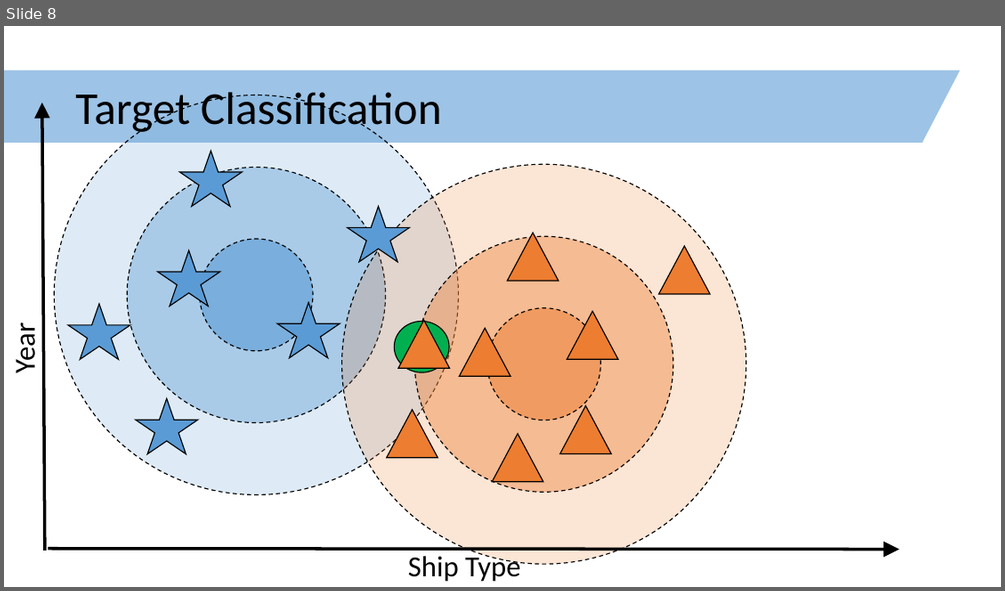
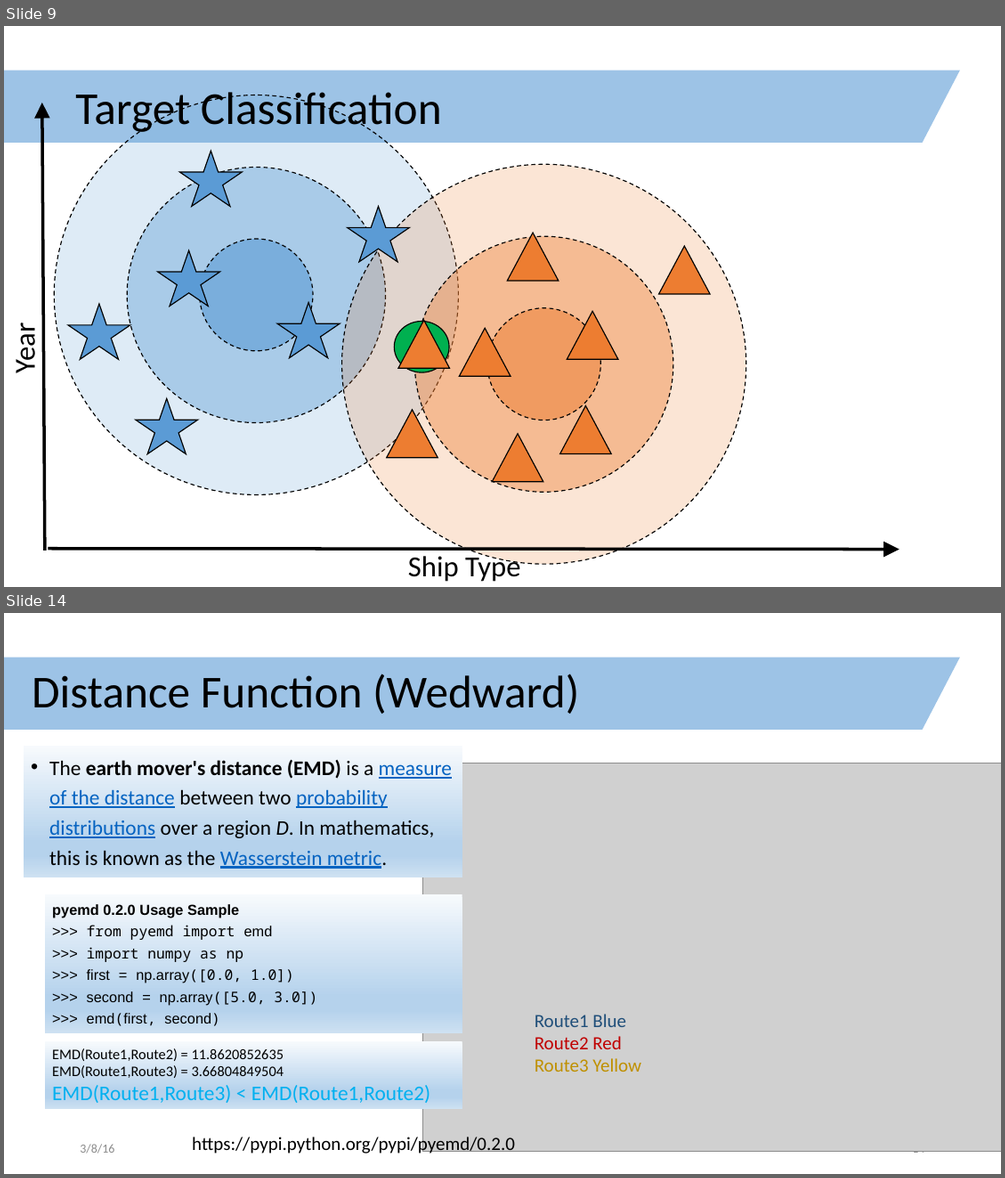
Before and after one commit to clarka34/exploringShipLogbooks, a slide deck: technology_review/technology_review.pptx. Shown one above the other, each under a label of ours: slide 8 before the commit, slides 9 and 14 after it; the slides between them are not shown. The pictures are 1005x591 and 1005x1178 pixels, drawn with LibreOffice and Linux fonts; fonts in the diff are those of the drawing; grey boxes stand for pictures. Boxes give left, top, right and bottom in pixels: in the first picture for what was removed or moved away, otherwise in the second. Text is boxed around its words. In the diff, an @@ line names an element or a change of style, - is before the commit and + after.

Commit message:
Added slides to the technology review. Copied Wedward_s slides into the review.

```diff
--- a/technology_review/technology_review.pptx
+++ b/technology_review/technology_review.pptx
@@ slide 14 added at <box>4,613,1001,1174</box>, background #FFFFFF; not listed: 1 template element that a slide beside it also shows @@
@@ title added at <box>32,674,579,714</box>, 44 pt, text #000000 @@
+Distance Function (Wedward)
@@ text added at <box>24,747,462,877</box>, fill gradient #F7FAFD to #B5D2EC to #CEE1F2, 20 pt, text #000000 @@
+• The earth mover's distance (EMD) is a measure of the distance between two probability distributions over a region D. In mathematics, this is known as the Wasserstein metric.
@@ picture added at <box>423,763,1001,1151</box> @@
@@ rectangle added at <box>44,894,461,1034</box>, fill gradient #F7FAFD to #B5D2EC to #CEE1F2, 14 pt, text #000000 @@
+pyemd 0.2.0 Usage Sample
+>>> from pyemd import emd
+>>> import numpy as np
+>>> first = np.array([0.0, 1.0])
+>>> second = np.array([5.0, 3.0])
+>>> emd(first, second)
@@ text added at <box>534,1013,641,1071</box>, 18 pt, text #BF9000 @@
+Route1 Blue
+Route2 Red
+Route3 Yellow
@@ rectangle added at <box>44,1041,461,1109</box>, fill gradient #F7FAFD to #B5D2EC to #CEE1F2, 14 pt, text #000000 @@
+EMD(Route1,Route2) = 11.8620852635
+EMD(Route1,Route3) = 3.66804849504
+EMD(Route1,Route3) < EMD(Route1,Route2)
@@ text added at <box>80,1143,114,1153</box>, 12 pt, text #8C8C8C @@
+3/8/16
@@ text added at <box>192,1135,515,1153</box>, 18 pt, text #000000 @@
+https://pypi.python.org/pypi/pyemd/0.2.0
@@ page number added at <box>912,1151,924,1156</box>, 12 pt, text #8C8C8C @@
+14
@@ what was slide 8 is now slide 9 @@
```
Also in this commit, not shown: 6 slides changed, 6 other slides added, 3 slides removed.
